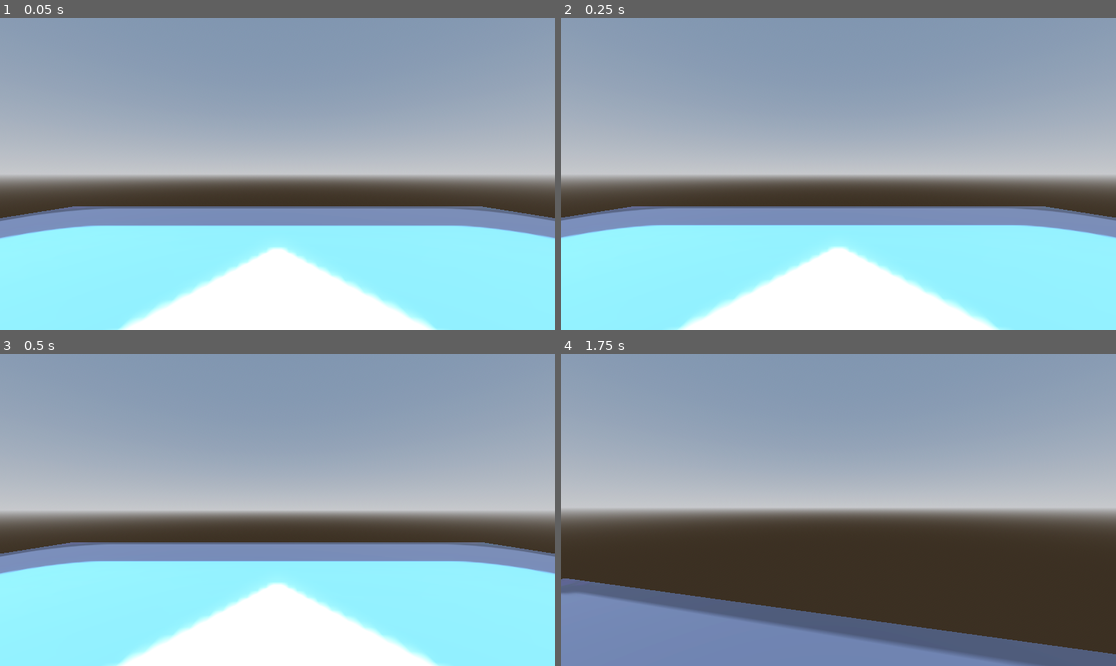
Above: before the commit, frames 1-4 (two rows, left to right).
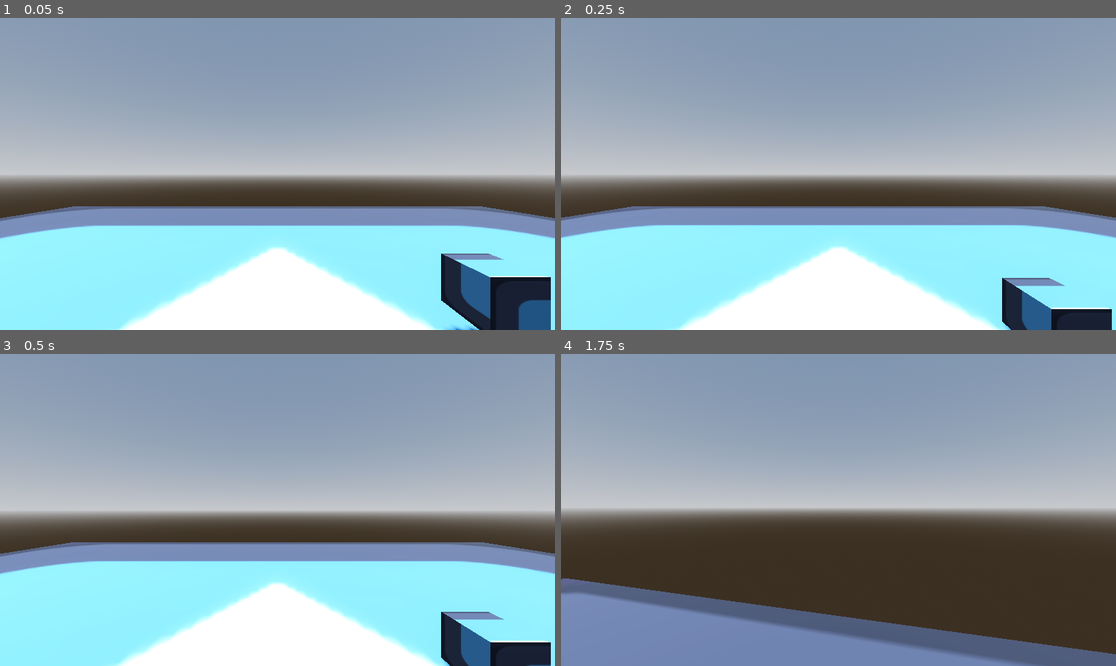
Above: after the commit, the same moments.

Repository: NinoDavids/Beyond-Abyss-Productions
Game: Godot game, scene res://src/world/World.tscn
Same seed, same stepped clock (60 frames per second), same inputs: the game is played once before the commit and once after it. The engine's default icon, where the game draws it, is replaced by a stand-in: a white triangle on a blue panel in a dark square.
Inputs (mouse positions are in pixels of both pictures, inside the frame that each line leads up to):
- Up to frame 1 (0.05 s): no input
- Up to frame 2 (0.25 s): no input
- Up to frame 3 (0.5 s): no input
- Up to frame 4 (1.75 s): tap Enter (ui_accept) at 0.5, 0.77, 1.52 s; move the mouse to (866, 510) at 0.52 s; hold Q (dropItem) 0.53-1.28 s; hold W (forward) from 0.53 s (still down); tap E (interact) at 0.8, 1.35 s; move the mouse to (810, 510) at 1.27 s; tap Q (dropItem) at 1.55 s

The runs differ from the first frame. In frame 1, 3.6% of the frame differs, in the area x 79-100%, y 75-100%; in frame 2, 2.1%; in frame 3, 2.2%; in frame 4, nothing differs.

Commit message:
Fixed rigidbody
-Now it freezes when picking it up and unfreezes when putting it down.

-One bug still remains, it places it seemingly random when pickedup or dropped?

Diff:
--- a/my-game/src/actors/player/scripts/player.gd
+++ b/my-game/src/actors/player/scripts/player.gd
@@ -7,7 +7,7 @@
 const JUMP_VELOCITY: float = 4.5
 
 var objectHeld: bool = false
-var heldObject: Node3D = null
+var heldObject: RigidBody3D = null
 
 @export var mouse_sens: float = 0.25
 
@@ -34,7 +34,7 @@
 		$Holder.remove_child(heldObject)
 		get_parent().add_child(heldObject)
 		heldObject.set_position(Vector3(position.x + 1,  position.y,  position.z))
-
+		heldObject.freeze = false;
 		objectHeld = false
 		heldObject = null
 
@@ -53,12 +53,12 @@
 	var result = space_state.intersect_ray(query)
 
 	if result and result.collider:
-		if result.collider.get_script():
-			print_debug(result.collider.get_script().get_path())
+		if result.collider.name.contains("PickUp"):
 			if not objectHeld:
 				heldObject = result.collider
 				result.collider.get_parent().remove_child(heldObject)
 				$Holder.add_child(heldObject)
+				heldObject.freeze = true
 				heldObject.set_position(Vector3(0, 0, 0))
 				objectHeld = true
 		elif result.collider.name == "PlaceHere":
@@ -66,7 +66,7 @@
 					$Holder.remove_child(heldObject)
 					result.collider.add_child(heldObject)
 					heldObject.set_position(Vector3(0,  0.75,  0))
-
+					heldObject.freeze = false;
 					objectHeld = false
 					heldObject = null
 
--- a/my-game/src/world/World.tscn
+++ b/my-game/src/world/World.tscn
@@ -54,16 +54,30 @@
 [node name="CollisionShape3D" type="CollisionShape3D" parent="Ground"]
 shape = SubResource("ConvexPolygonShape3D_rkrsj")
 
-[node name="RigidBody3D" type="RigidBody3D" parent="."]
+[node name="PickUp" type="RigidBody3D" parent="."]
 script = ExtResource("2_7skn4")
 
-[node name="MeshInstance3D" type="MeshInstance3D" parent="RigidBody3D"]
+[node name="MeshInstance3D" type="MeshInstance3D" parent="PickUp"]
 transform = Transform3D(0.5, 0, 0, 0, 0.5, 0, 0, 0, 0.5, 2, 0.5, 0)
 mesh = SubResource("BoxMesh_m4cqp")
 skeleton = NodePath("")
 surface_material_override/0 = SubResource("StandardMaterial3D_sgvl7")
 
-[node name="CollisionShape3D" type="CollisionShape3D" parent="RigidBody3D"]
+[node name="CollisionShape3D" type="CollisionShape3D" parent="PickUp"]
+transform = Transform3D(0.5, 0, 0, 0, 0.5, 0, 0, 0, 0.5, 2, 0.5, 0)
+shape = SubResource("BoxShape3D_sk80x")
+
+[node name="PickUp2" type="RigidBody3D" parent="."]
+transform = Transform3D(1, 0, 0, 0, 1, 0, 0, 0, 1, 0, 0, -1.922)
+script = ExtResource("2_7skn4")
+
+[node name="MeshInstance3D" type="MeshInstance3D" parent="PickUp2"]
+transform = Transform3D(0.5, 0, 0, 0, 0.5, 0, 0, 0, 0.5, 2, 0.5, 0)
+mesh = SubResource("BoxMesh_m4cqp")
+skeleton = NodePath("")
+surface_material_override/0 = SubResource("StandardMaterial3D_sgvl7")
+
+[node name="CollisionShape3D" type="CollisionShape3D" parent="PickUp2"]
 transform = Transform3D(0.5, 0, 0, 0, 0.5, 0, 0, 0, 0.5, 2, 0.5, 0)
 shape = SubResource("BoxShape3D_sk80x")
 
